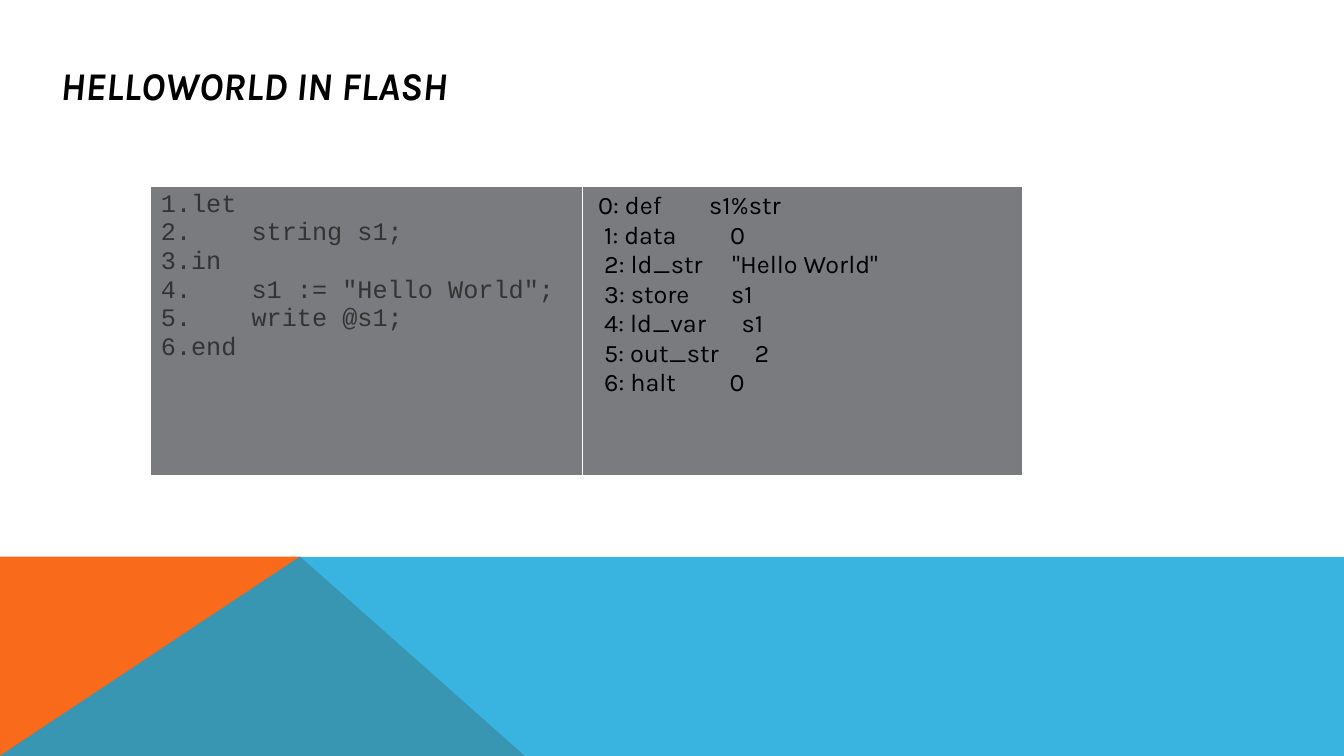
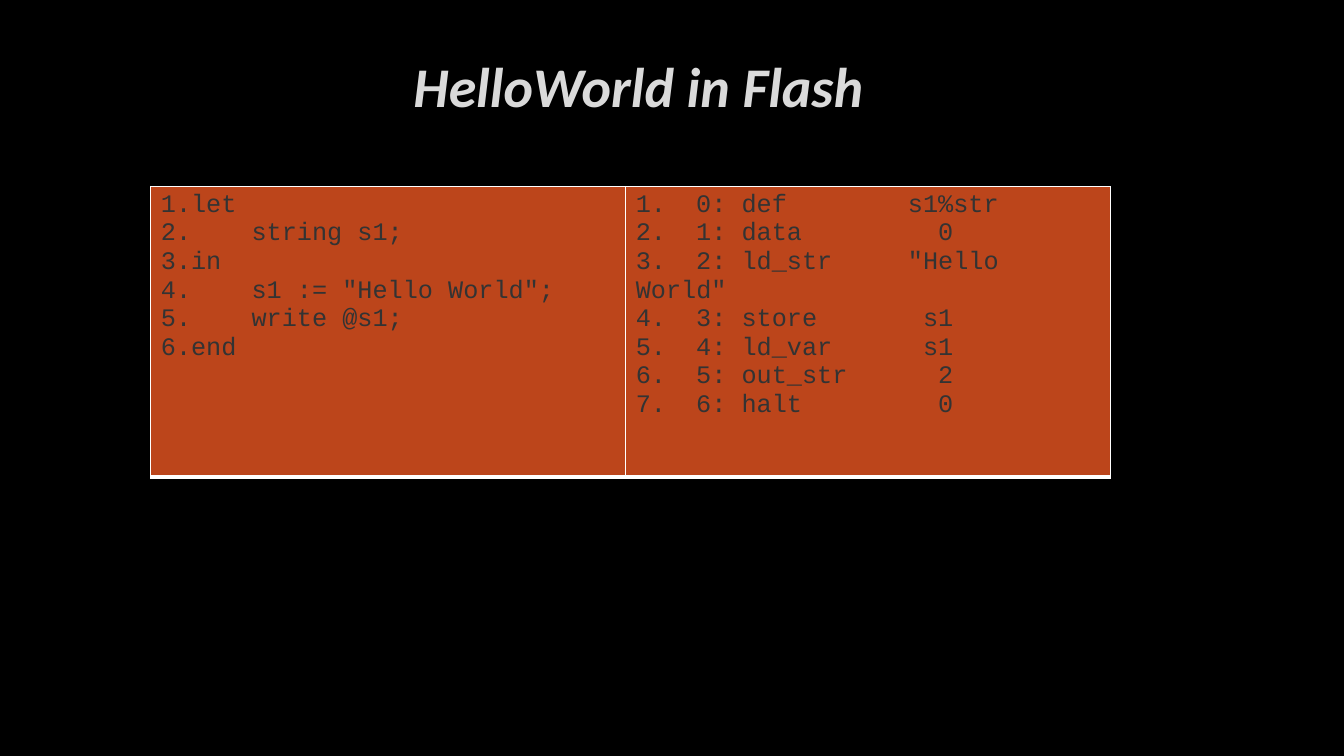
Before and after one commit to bhrlabs/CompilerRuntime, a slide deck: slide 5 of Document/Flash_ppt.pptx (slide 4 before the commit). Drawn at 1344x756 pixels with LibreOffice and Linux fonts; fonts in the diff are those of the drawing; background and template pictures are left out. Boxes give left, top, right and bottom in pixels: in the first picture for what was removed or moved away, otherwise in the second. Text is boxed around its words. In the diff, an @@ line names an element or a change of style, - is before the commit and + after.

```diff
--- a/Document/Flash_ppt.pptx
+++ b/Document/Flash_ppt.pptx
@@ background #FFFFFF to picture (left out) @@
@@ title at (x1=413, y1=67, x2=863, y2=108): text changed; size 28 to 40 pt; font Karla to Calibri; text colour #000000 to #DADADA @@
-HELLOWORLD IN FLASH
+HelloWorld in Flash
@@ table at (x1=151, y1=187, x2=1111, y2=477) @@
@@ fill #797B7E to #BC451B in row 1 @@
@@ font Karla to Courier New, text colour #000000 to #333333 in "0: def s1%str", "1: data 0", "2: ld_str "Hello World"", "3: store s1" and 3 more places @@
@@ bullet none to 1. @@
@@ table resized from (x1=151, y1=187, x2=1023, y2=477) to (x1=151, y1=187, x2=1111, y2=477) @@
@@ freeform shape removed at (x1=0, y1=557, x2=525, y2=756) @@
@@ freeform shape removed at (x1=0, y1=557, x2=1344, y2=756) @@
```
Also in this commit, not shown: 12 other slides changed, 8 slides added, 4 slides removed, 21 other files.
